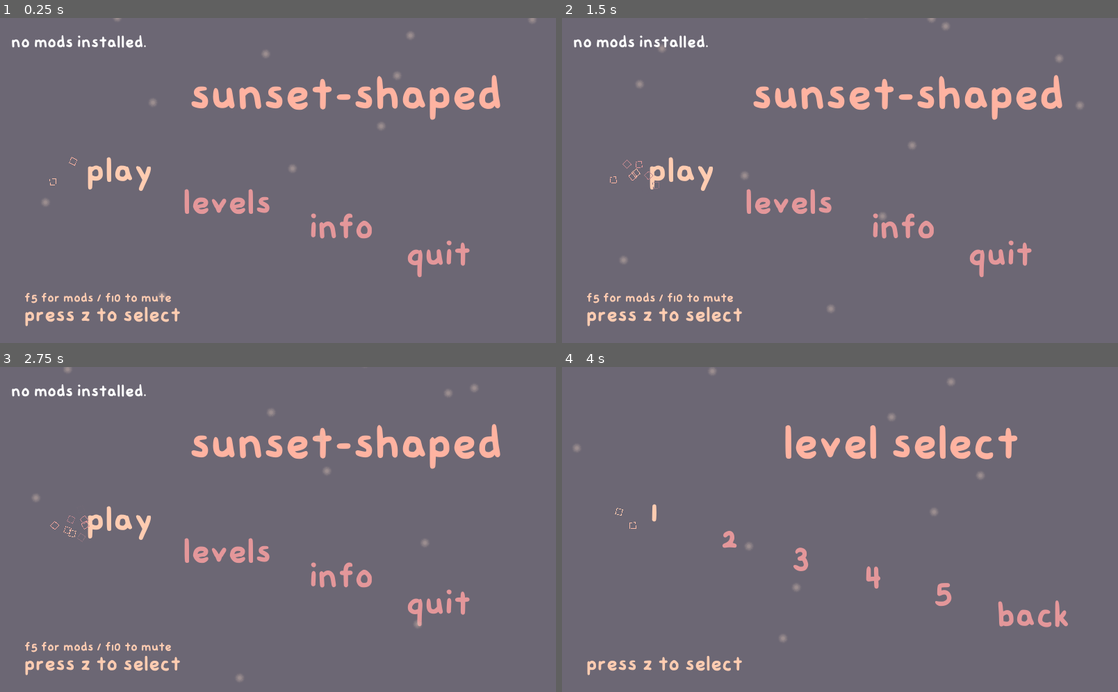
Above: before the commit, frames 1-4 (two rows, left to right).
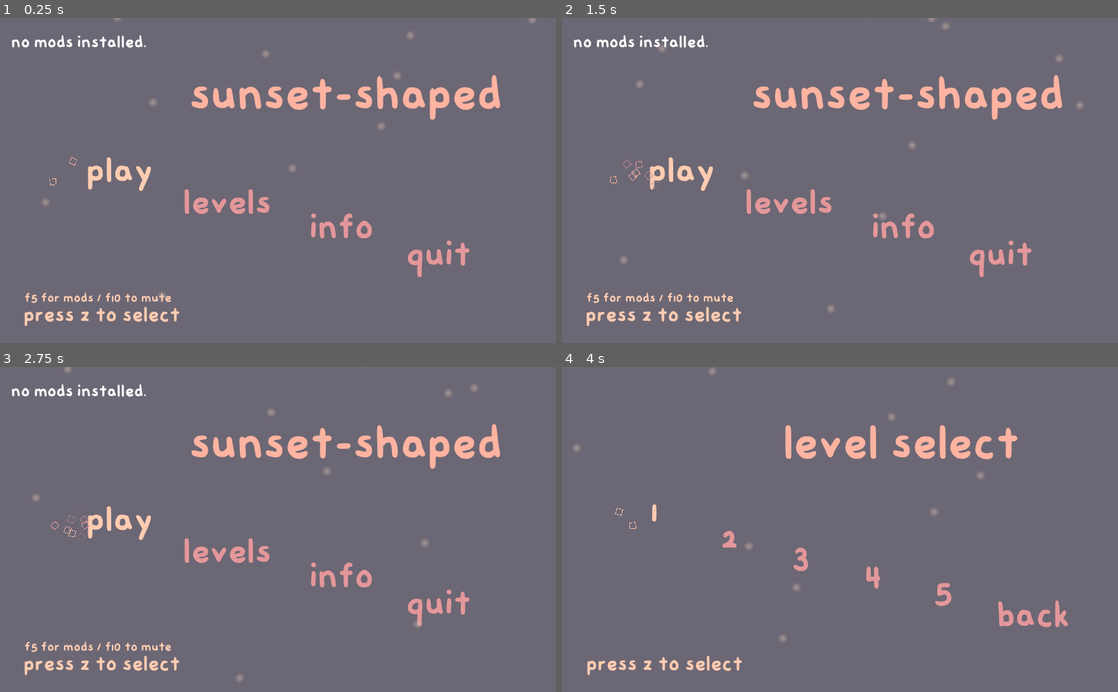
Above: after the commit, the same moments.

Repository: sunset-shaped/sunset-shaped
Game: Godot game, scene res://base.tscn
Two runs of this game, one before a commit and one after it. Both use one fixed random seed, a clock stepped at 60 frames per second and the inputs below.
Inputs:
- Up to frame 1 (0.25 s): no input
- Up to frame 2 (1.5 s): click "play" at 0.5 s; click "play" at 1.25 s
- Up to frame 3 (2.75 s): click "levels" at 2 s
- Up to frame 4 (4 s): click "info" at 2.75 s; tap Z (jump) at 3.5, 3.77 s; hold Right (right) from 3.53 s (still down)

The runs differ from the first frame. In frame 1, 0.2% of the frame differs, in the area x 4-33%, y 88-95%; in frame 2, 0.2%; in frame 3, 0.2%; in frame 4, nothing differs.

Commit message:
update to info menu

Diff:
--- a/menu.tscn
+++ b/menu.tscn
@@ -106,11 +106,11 @@
 
 [node name="text" parent="menu" instance=ExtResource( 3 )]
 modulate = Color( 1, 0.803922, 0.698039, 1 )
-margin_left = -120.239
+margin_left = 44.0
 margin_top = 532.587
 margin_right = 498.761
 margin_bottom = 738.587
-bbcode_text = "[center]press z to select"
+bbcode_text = "press z to select"
 text = "press z to select"
 
 [node name="f5f10" parent="menu" instance=ExtResource( 3 )]
@@ -540,7 +540,6 @@
 text = "press z to select"
 
 [node name="info" type="Control" parent="."]
-visible = false
 anchor_right = 1.0
 anchor_bottom = 1.0
 __meta__ = {
@@ -578,10 +577,10 @@
 custom_constants/line_separation = 0
 bbcode_text = "[center]is created by [color=#FFB4A2]bucketfish[/color] for the [color=#FFB4A2]stop waiting for godot[/color] jam. all art, music, and code belong to her.
 
-special thanks to [color=#FFB4A2]thalia[/color] for finding the cause of a huge bug."
+special thanks to [color=#FFB4A2]thalia[/color], [color=#FFB4A2]taf[/color], [color=#FFB4A2]exa[/color], [color=#FFB4A2]bread[/color], [color=#FFB4A2]john[/color], [color=#FFB4A2]fern[/color], and [color=#FFB4A2]giraffe[/color]."
 text = "is created by bucketfish for the stop waiting for godot jam. all art, music, and code belong to her.
 
-special thanks to thalia for finding the cause of a huge bug."
+special thanks to thalia, taf, exa, bread, john, fern, and giraffe."
 
 [node name="back" parent="info" instance=ExtResource( 2 )]
 margin_left = 212.5
